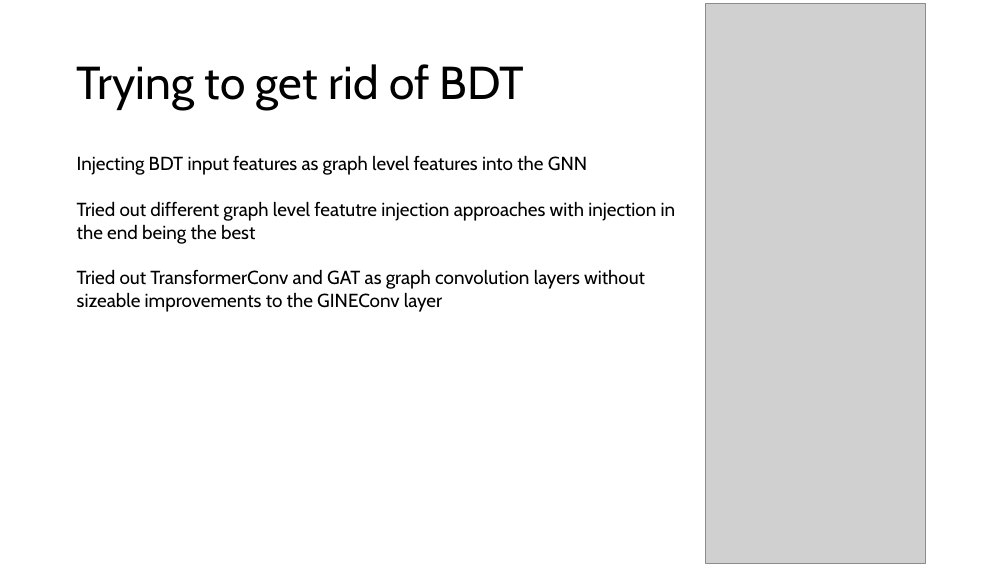
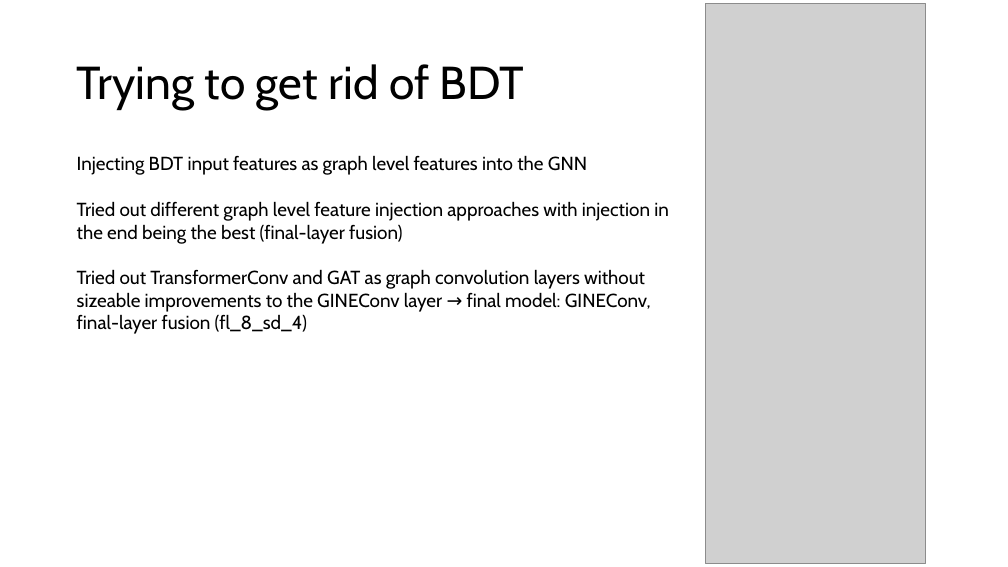
Before and after one commit to KaitoFuss/Tau3Mu_GNN, a slide deck: slide 8 of Tau3Mu_2nd_Presentation.pptx. Drawn at 1008x567 pixels with LibreOffice and Linux fonts; fonts in the diff are those of the drawing; grey boxes stand for pictures. Boxes give left, top, right and bottom in pixels: in the first picture for what was removed or moved away, otherwise in the second. Text is boxed around its words. In the diff, an @@ line names an element or a change of style, - is before the commit and + after.

```diff
--- a/Tau3Mu_2nd_Presentation.pptx
+++ b/Tau3Mu_2nd_Presentation.pptx
@@ text at [77, 201, 669, 334]: text changed @@
-Tried out different graph level featutre injection approaches with injection in the end being the best
-Tried out TransformerConv and GAT as graph convolution layers without sizeable improvements to the GINEConv layer
+Tried out different graph level feature injection approaches with injection in the end being the best (final-layer fusion)
+Tried out TransformerConv and GAT as graph convolution layers without sizeable improvements to the GINEConv layer → final model: GINEConv, final-layer fusion (fl_8_sd_4)
```
Also in this commit, not shown: 6 other slides changed, 4 slides added.
